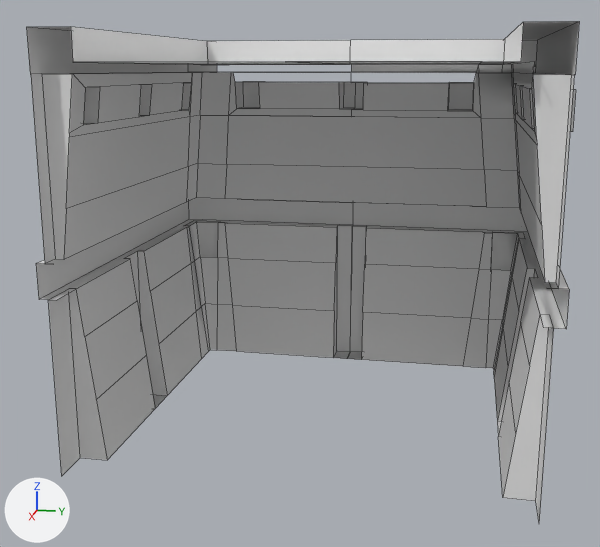
The FBX model Assets/Models/TileSets/Tileset 3/endTile.fbx, before and after one commit.
The view is the same before and after, from a 50 mm lens placed at (4.49, 0.76, 0.97), pointed at (-0.02, -0.14, -0.16). Arrows for +X, +Y and +Z are at lower left; the lights stay in place. Mesh edges are drawn as thin lines. Where no turn or scale is listed for an object, it has been applied to the vertices. Vertices at the same position are counted once.

Names of what the first picture shows: 'C2mainMesh.004'.
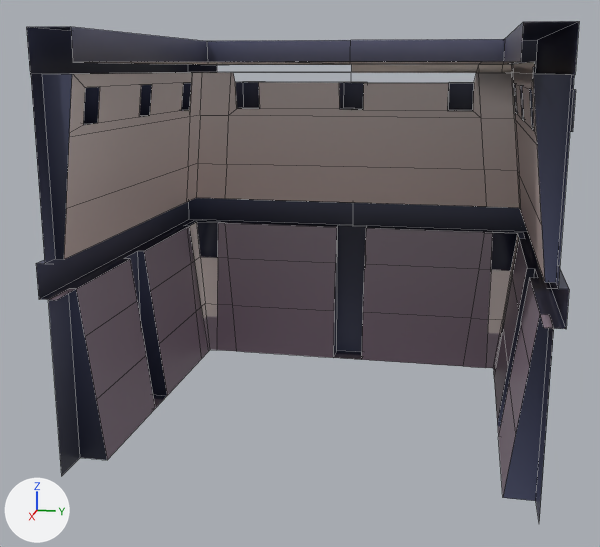
Where the change shows, as pixel boxes (x1, y1, x2, y2) in the pictures (600 x 547 px):
'C2mainMesh.004', surface changed, reshaped: (27, 21, 579, 520) in both
part 1 of me_cube_133, cut back: (38, 83, 569, 360) in both
part 2 of me_cube_133, surface changed: (27, 21, 579, 520) in both

The change, as a diff of the scene's bpy script:
```diff
--- a/Assets/Models/TileSets/Tileset 3/endTile.fbx.py
+++ b/Assets/Models/TileSets/Tileset 3/endTile.fbx.py
@@ img_texture1_png @@
+img_texture1_png = load_image('texture1.png', 'texture1.png', 2245, 1200, 'sRGB')
@@ mat_material_090 @@
 mat_material_090 = principled_material('Material.090')
-mat_material_090.base_color = (0.8, 0.8, 0.8)  # white #e7e7e7
+mat_material_090.texture = img_texture1_png
 mat_material_090.roughness = 0.4
@@ me_cube_133 @@
 # used by ob_c2mainmesh_004; location = (0.0, 0.0, 0.0)
-me_cube_133.from_pydata(...)  # 370 vertices, 218 faces; spans x -1.2..1.0, y -1.2..1.2, z -1.0..1.15
+me_cube_133.from_pydata(...)  # 349 vertices, 209 faces; spans x -1.2..1.0, y -1.2..1.2, z -1.0..1.15
+# me_cube_133 part 1
+# 21 vertices are removed from x -1.2..-1.0, y 0.0, z -1.0..0.67
+# 20 faces are deleted
+# 11 new faces join them
+# me_cube_133 part 2: 152 kept faces spanning x -1.2..1.0, y -1.2..1.2, z -1.0..1.15 get new texture (UV) coordinates
 me_cube_133.materials.append(mat_material_090)
```
